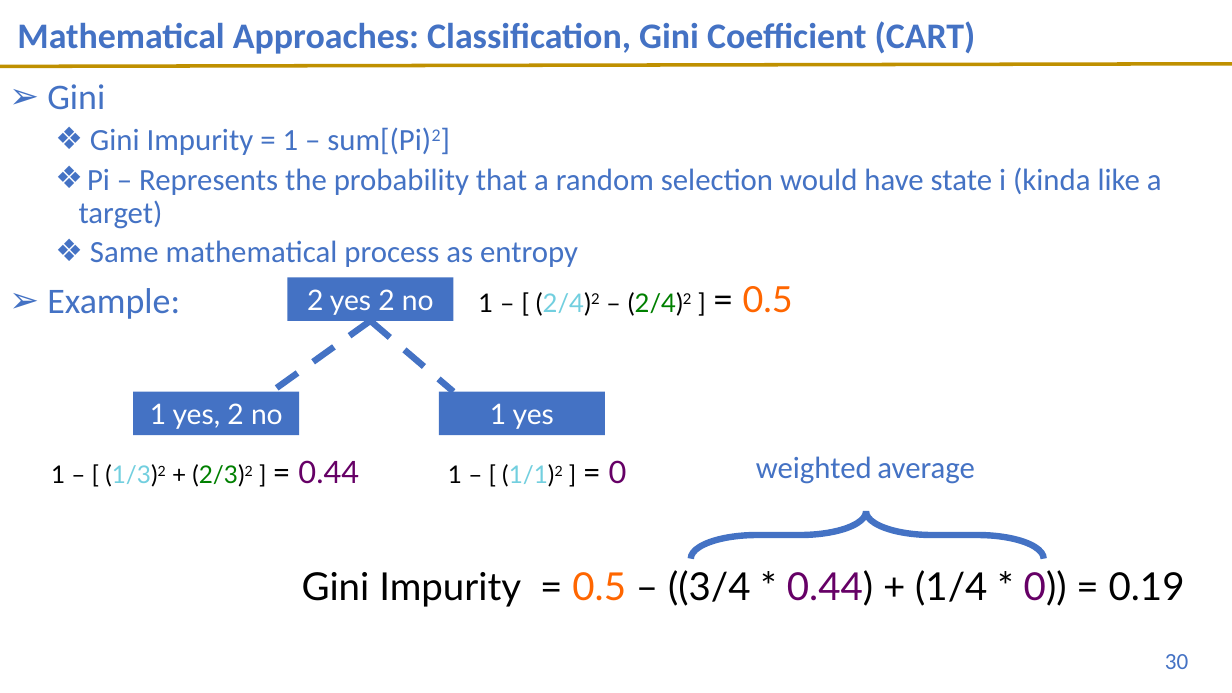
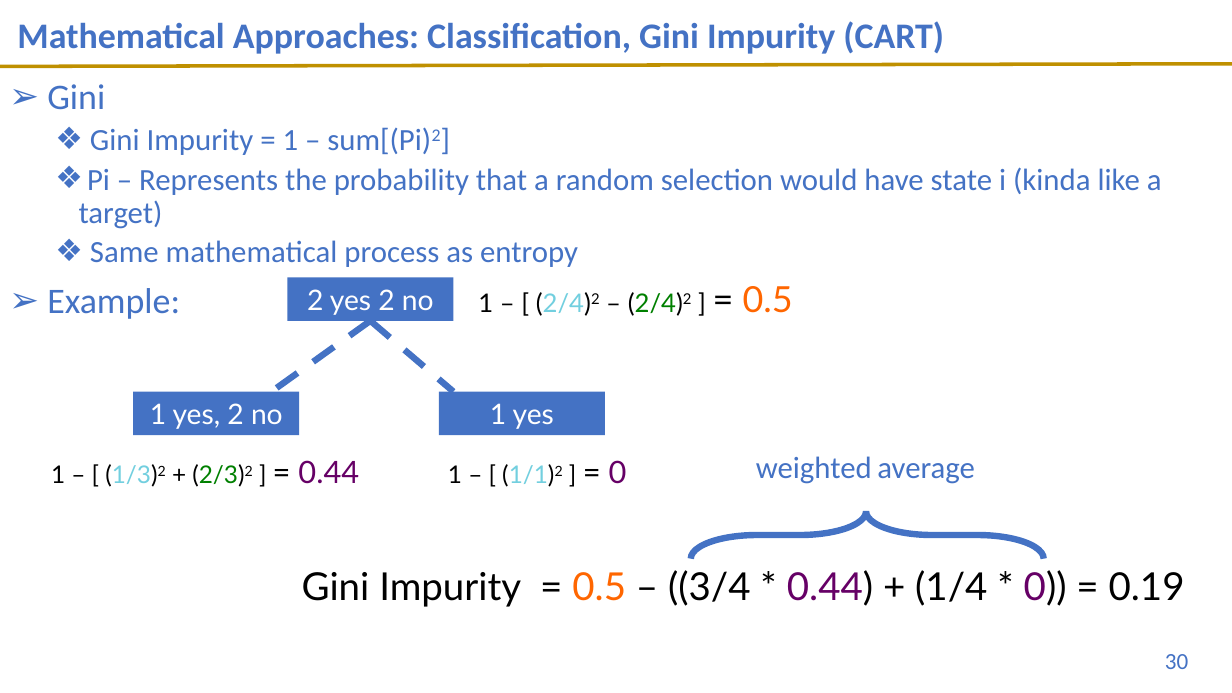
Before and after one commit to stefregalia/DS-3021, a slide deck: slide 30 of 08_DT_Class/Decision_Trees_3.24.22.pptx. Drawn at 1232x693 pixels with LibreOffice and Linux fonts; fonts in the diff are those of the drawing; background and template pictures are left out. Boxes give left, top, right and bottom in pixels: in the first picture for what was removed or moved away, otherwise in the second. Text is boxed around its words. In the diff, an @@ line names an element or a change of style, - is before the commit and + after.

```diff
--- a/08_DT_Class/Decision_Trees_3.24.22.pptx
+++ b/08_DT_Class/Decision_Trees_3.24.22.pptx
@@ title at (x1=17, y1=21, x2=944, y2=54): text changed @@
-Mathematical Approaches: Classification, Gini Coefficient (CART)
+Mathematical Approaches: Classification, Gini Impurity (CART)
```
Also in this commit, not shown: 3 other slides changed, 1 other file.
